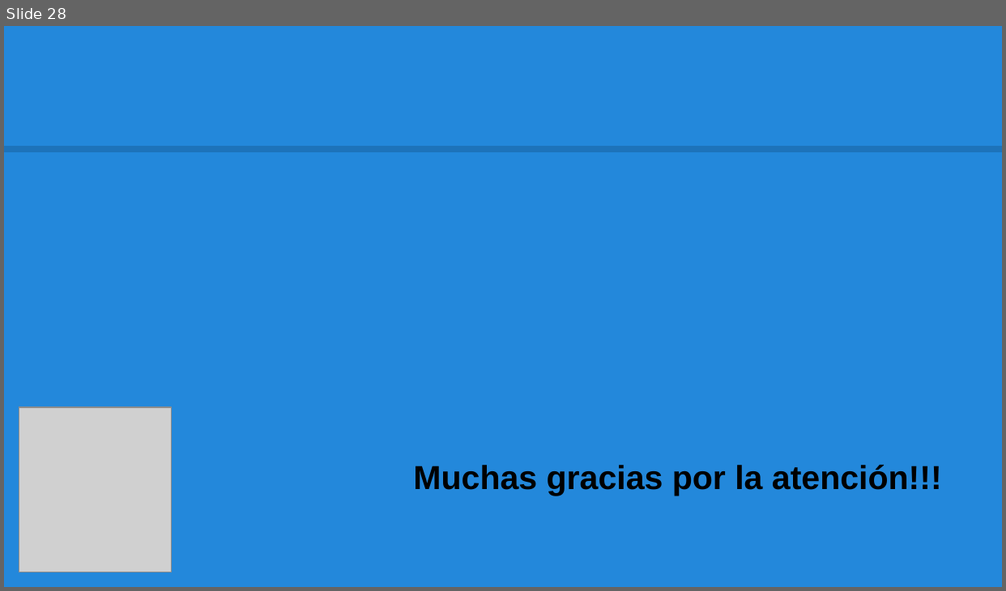
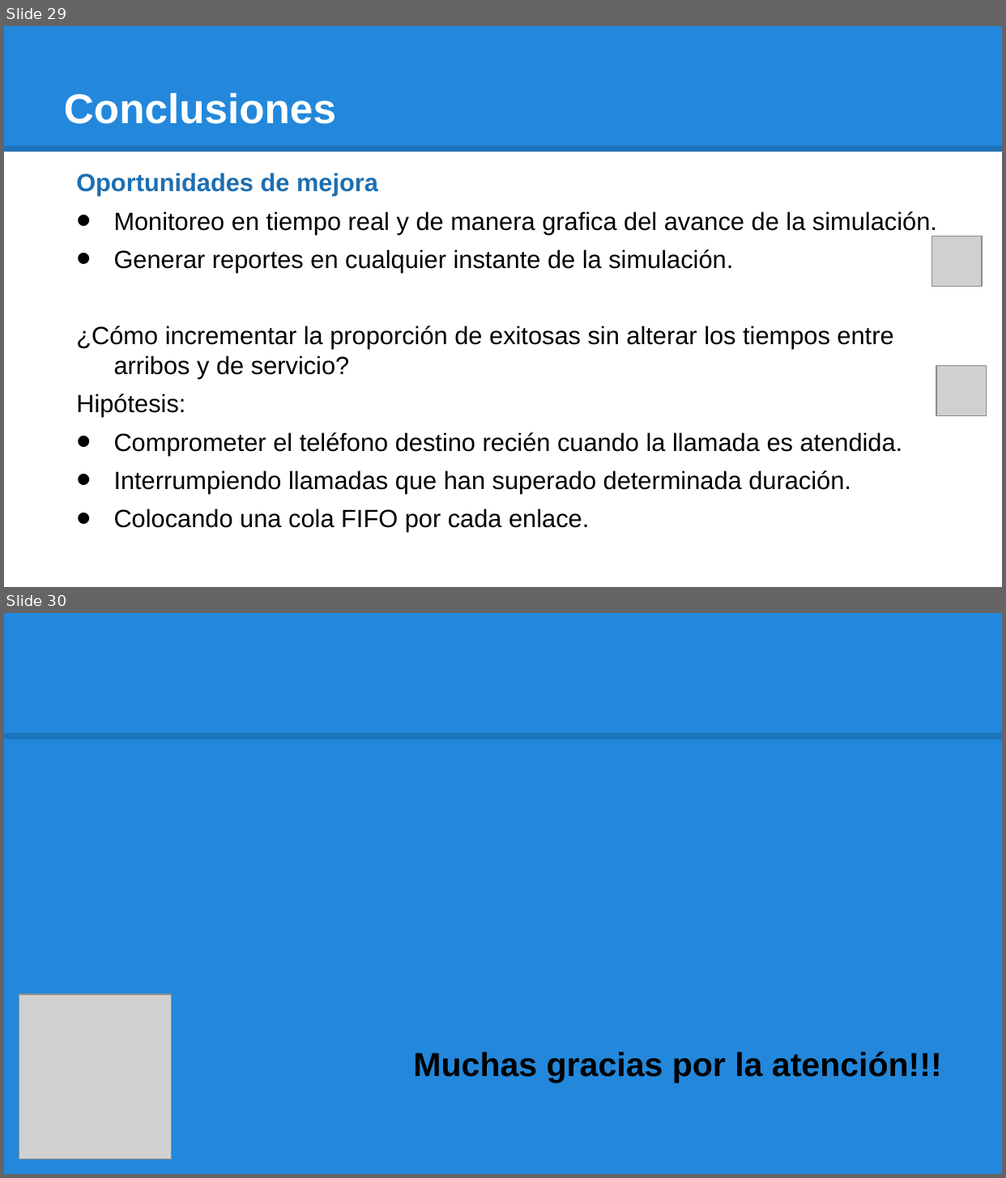
Before and after one commit to jampys/simulacion_informe, a slide deck: TF_SIMULACION_PRESENTACION.pptx. Shown one above the other, each under a label of ours: slide 28 before the commit, slides 29 and 30 after it. The pictures are 1006x591 and 1006x1178 pixels, drawn with LibreOffice and Linux fonts; fonts in the diff are those of the drawing; grey boxes stand for pictures. Boxes give left, top, right and bottom in pixels: in the first picture for what was removed or moved away, otherwise in the second. Text is boxed around its words. In the diff, an @@ line names an element or a change of style, - is before the commit and + after.

```diff
--- a/TF_SIMULACION_PRESENTACION.pptx
+++ b/TF_SIMULACION_PRESENTACION.pptx
@@ slide 29 added at [4,26,1002,587], background #FFFFFF; not listed: 1 template element that a slide beside it also shows @@
@@ rectangle added at [4,26,1002,152], fill #2388DB @@
@@ title added at [64,92,336,124], 30 pt, text #FFFFFF, bold @@
+Conclusiones
@@ text added at [76,173,937,532], 18 pt, text #000000 @@
+Oportunidades de mejora
+• Monitoreo en tiempo real y de manera grafica del avance de la simulación.
+• Generar reportes en cualquier instante de la simulación.
+¿Cómo incrementar la proporción de exitosas sin alterar los tiempos entre arribos y de servicio?
+Hipótesis:
+• Comprometer el teléfono destino recién cuando la llamada es atendida.
+• Interrumpiendo llamadas que han superado determinada duración.
+• Colocando una cola FIFO por cada enlace.
@@ picture added at [932,237,982,287] @@
@@ picture added at [936,366,986,416] @@
@@ what was slide 28 is now slide 30 @@
```
Also in this commit, not shown: 4 slides changed, 24 other slides added, 23 slides removed.
